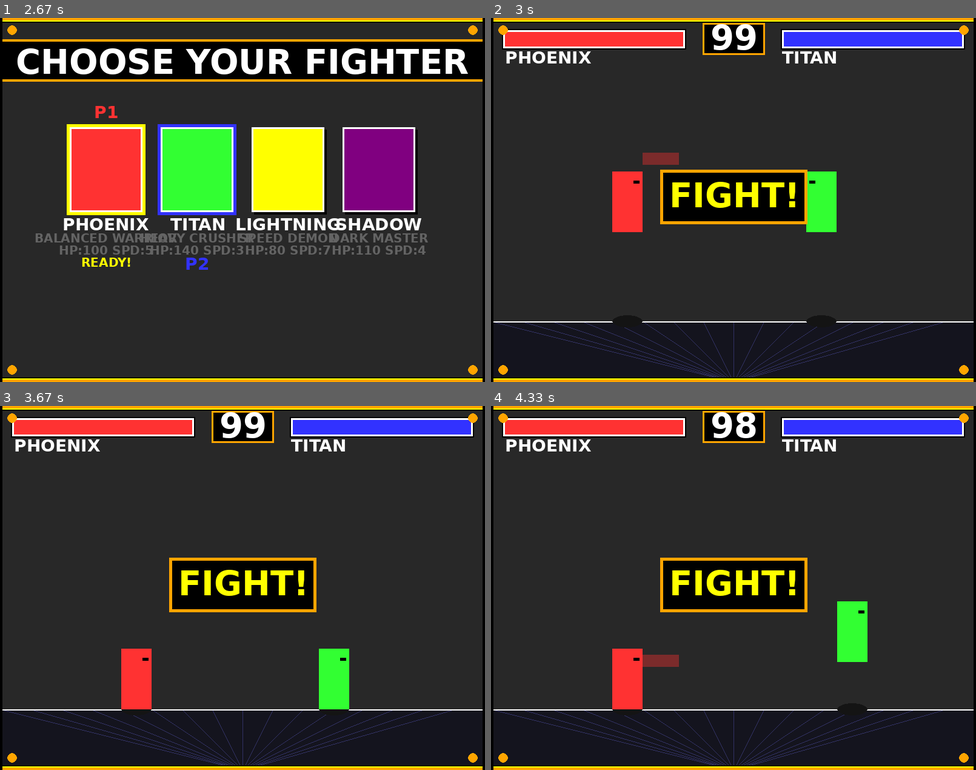
Above: before the commit, frames 1-4 (two rows, left to right).
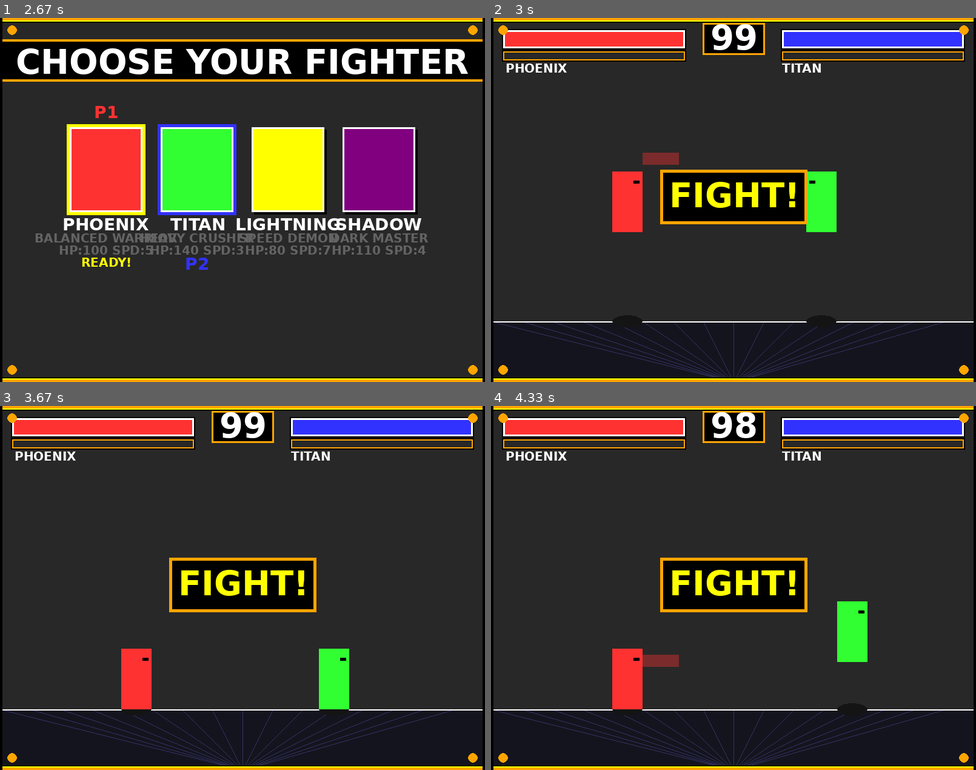
Above: after the commit, the same moments.

Repository: ymh1874/StreetFighter
Game: pygame game, started from main.py
Two runs of this game, one before a commit and one after it. Both use one fixed random seed, a clock stepped at 60 frames per second and the inputs below.
Inputs (mouse positions are in pixels of both pictures, inside the frame that each line leads up to):
- Up to frame 1 (2.67 s): tap Enter at 0.33 s; hold Right 0.67-1.13 s; move the mouse to (223, 214) at 0.7 s; hold Left 1.17-1.7 s; tap J at 1.23, 1.53, 1.8, 2.1, 2.23, 2.53 s; hold Left 1.73-2.13 s; hold Right from 2.17 s (still down); tap 1 at 2.32 s
- Up to frame 2 (3 s): release Right at 2.8 s; hold Left from 2.83 s (still down); tap J at 2.9 s
- Up to frame 3 (3.67 s): release Left at 3.3 s; hold Right from 3.33 s (still down); tap J at 3.4 s
- Up to frame 4 (4.33 s): tap J at 3.7, 3.9, 4.23 s; release Right at 3.8 s; hold Up 3.83-4.13 s; tap 1 at 3.98 s; hold Right from 4.17 s (still down)

Frame 1 is identical in both runs. In frame 2, 1.7% of the frame differs, in the area x 2-98%, y 8-15%; in frame 3, 1.7%; in frame 4, 1.7%.

Commit message:
Add power bar system, combo counter, and comprehensive documentation
Co-authored-by: ymh1874 <193624725+ymh1874@users.noreply.github.com>

Diff:
--- a/entities.py
+++ b/entities.py
@@ -46,6 +46,10 @@
         self.health = self.max_health
         self.dmg_mult = stats['dmg_mult']
 
+        # Power Bar System
+        self.max_power = 100
+        self.power = 0
+
         # Movement State
         self.vel_y = 0
         self.jumping = False
@@ -60,6 +64,10 @@
         self.last_attack_time = 0
         self.attack_rect = None
         self.color_flash = 0
+
+        # Combo System
+        self.combo_count = 0
+        self.last_hit_time = 0
 
         # Attack Definitions
         self.moves = {
@@ -145,22 +153,51 @@
         self.attack_rect = pygame.Rect(hitbox_x, hitbox_y, move_data.width, move_data.height)
 
         if self.attack_rect.colliderect(target.rect):
-            target.take_damage(move_data.damage, move_data.knockback, move_data.stun, self.facing_right)
+            # Check if this continues a combo
+            current_time = pygame.time.get_ticks()
+            if current_time - self.last_hit_time < 2000:  # 2 second window
+                self.combo_count += 1
+            else:
+                self.combo_count = 1
+
+            self.last_hit_time = current_time
+
+            # Apply damage and gain power
+            target.take_damage(move_data.damage, move_data.knockback, move_data.stun, self.facing_right, self)
+
+            # Gain power for landing hit
+            self.gain_power(5 if type_key == 'light' else 10)
+
             return True
+        else:
+            # Reset combo on miss
+            self.combo_count = 0
         return False
 
-    def take_damage(self, amount, knockback, stun, attacker_facing_right):
+    def take_damage(self, amount, knockback, stun, attacker_facing_right, attacker=None):
         self.health -= amount
         self.hit_stun = stun
         self.attacking = False
         self.color_flash = 5
 
+        # Gain power when hit (defensive gain) - only if we have power bar
+        if hasattr(self, 'power'):
+            self.gain_power(8)
+
+        # Reset combo when hit - only if we have combo system
+        if hasattr(self, 'combo_count'):
+            self.combo_count = 0
+
         direction = 1 if attacker_facing_right else -1
         self.rect.x += knockback * direction * 2
 
         if self.health <= 0:
             self.health = 0
             self.alive = False
+
+    def gain_power(self, amount):
+        """Gain power for special moves"""
+        self.power = min(self.max_power, self.power + amount)
 
     def update(self):
         if self.attacking:
--- a/game.py
+++ b/game.py
@@ -575,6 +575,7 @@
         """Draw vintage arcade-style HUD"""
         bar_width = 300
         bar_height = 30
+        power_bar_height = 15
 
         # P1 health bar
         ratio_p1 = max(0, self.p1.health / self.p1.max_health)
@@ -582,6 +583,14 @@
         pygame.draw.rect(self.screen, c.DARK_GRAY, (20, 20, bar_width, bar_height))
         pygame.draw.rect(self.screen, c.RED, (20, 20, bar_width * ratio_p1, bar_height))
         pygame.draw.rect(self.screen, c.WHITE, (20, 20, bar_width, bar_height), 3)
+
+        # P1 power bar
+        power_ratio_p1 = max(0, self.p1.power / self.p1.max_power)
+        power_y = 55
+        pygame.draw.rect(self.screen, c.BLACK, (18, power_y - 2, bar_width + 4, power_bar_height + 4))
+        pygame.draw.rect(self.screen, c.DARK_GRAY, (20, power_y, bar_width, power_bar_height))
+        pygame.draw.rect(self.screen, c.YELLOW, (20, power_y, bar_width * power_ratio_p1, power_bar_height))
+        pygame.draw.rect(self.screen, c.ORANGE, (20, power_y, bar_width, power_bar_height), 2)
 
         # P2 health bar
         ratio_p2 = max(0, self.p2.health / self.p2.max_health)
@@ -591,12 +600,29 @@
         pygame.draw.rect(self.screen, c.BLUE, (p2_x, 20, bar_width * ratio_p2, bar_height))
         pygame.draw.rect(self.screen, c.WHITE, (p2_x, 20, bar_width, bar_height), 3)
 
+        # P2 power bar
+        power_ratio_p2 = max(0, self.p2.power / self.p2.max_power)
+        pygame.draw.rect(self.screen, c.BLACK, (p2_x - 2, power_y - 2, bar_width + 4, power_bar_height + 4))
+        pygame.draw.rect(self.screen, c.DARK_GRAY, (p2_x, power_y, bar_width, power_bar_height))
+        pygame.draw.rect(self.screen, c.YELLOW, (p2_x, power_y, bar_width * power_ratio_p2, power_bar_height))
+        pygame.draw.rect(self.screen, c.ORANGE, (p2_x, power_y, bar_width, power_bar_height), 2)
+
         # Player names
-        p1_name = self.text_renderer.render(self.p1.stats['name'], 'medium', c.WHITE)
-        self.screen.blit(p1_name, (25, 55))
-
-        p2_name = self.text_renderer.render(self.p2.stats['name'], 'medium', c.WHITE)
-        self.screen.blit(p2_name, (p2_x, 55))
+        p1_name = self.text_renderer.render(self.p1.stats['name'], 'small', c.WHITE)
+        self.screen.blit(p1_name, (25, 75))
+
+        p2_name = self.text_renderer.render(self.p2.stats['name'], 'small', c.WHITE)
+        self.screen.blit(p2_name, (p2_x, 75))
+
+        # Combo counters
+        if self.p1.combo_count > 1:
+            combo_text = self.text_renderer.render(f"{self.p1.combo_count} HIT COMBO!", 'medium', c.YELLOW)
+            self.screen.blit(combo_text, (25, 95))
+
+        if self.p2.combo_count > 1:
+            combo_text = self.text_renderer.render(f"{self.p2.combo_count} HIT COMBO!", 'medium', c.YELLOW)
+            combo_x = p2_x + bar_width - combo_text.get_width()
+            self.screen.blit(combo_text, (combo_x, 95))
 
         # Timer
         t_color = c.WHITE if self.round_timer > 10 else c.RED
Not shown, added: README_COMPREHENSIVE.md
